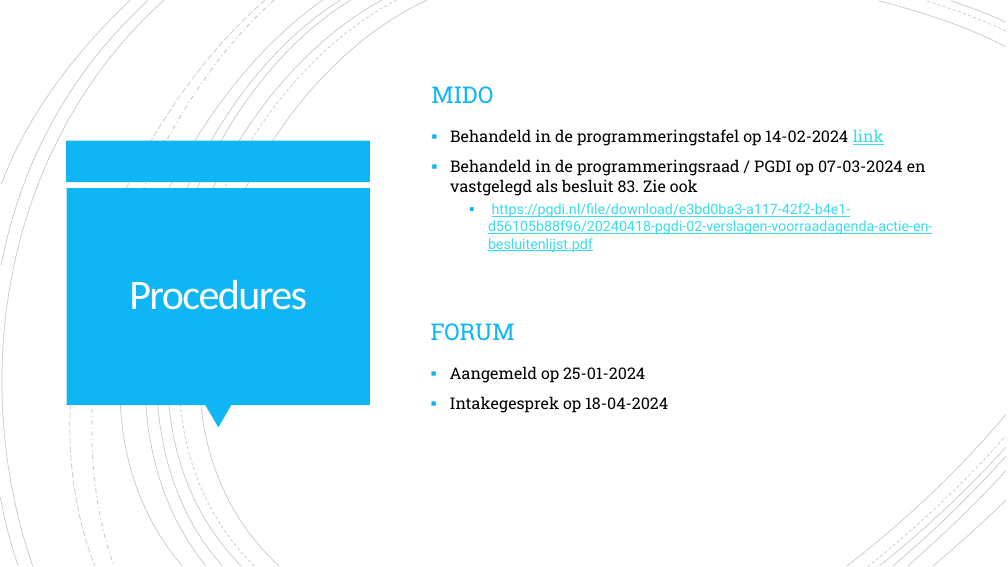
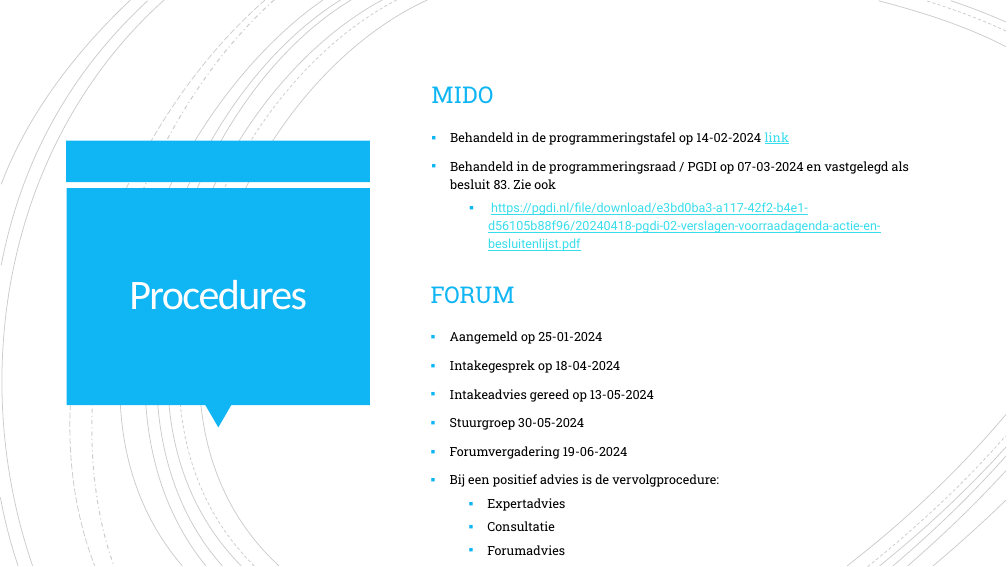
Before and after one commit to Logius-standaarden/Overleg, a slide deck: slide 4 of API/2024-04-25/Stavaza ADR2 procedures.pptx. Drawn at 1008x567 pixels with LibreOffice and Linux fonts; fonts in the diff are those of the drawing. Boxes give left, top, right and bottom in pixels: in the first picture for what was removed or moved away, otherwise in the second. Text is boxed around its words. In the diff, an @@ line names an element or a change of style, - is before the commit and + after.

```diff
--- a/API/2024-04-25/Stavaza ADR2 procedures.pptx
+++ b/API/2024-04-25/Stavaza ADR2 procedures.pptx
@@ text "Behandeld in de programmeringstafel op ..." at (450,132,909,251): size 15.3 to 12 pt in "Behandeld in de programmeringstafel op 14-02-2024 link", "Behandeld in de programmeringsraad / PGDI op ..."; size 13.6 to 12 pt in "https://pgdi.nl/file/download/e3bd0ba3-a117-42f2-b4e1-d56105 ..."; line spacing 1 to 1.2 @@
@@ text "FORUM": place and size @@
-text "FORUM" at (431,323,515,341)
+text "FORUM" at (431,286,515,304)
@@ text "Aangemeld op 25-01-2024": place and size @@
-text "Aangemeld op 25-01-2024" at (450,366,668,413)
+text "Aangemeld op 25-01-2024" at (450,331,719,531)
@@ text at (450,331,621,373): size 15.3 to 12 pt in "Aangemeld op 25-01-2024", "Intakegesprek op 18-04-2024"; line spacing 1 to 1.2 @@
@@ text at (450,389,719,531): paragraphs added @@
+▪ Intakeadvies gereed op 13-05-2024
+▪ Stuurgroep 30-05-2024
+▪ Forumvergadering 19-06-2024
+▪ Bij een positief advies is de vervolgprocedure:
+  ▪ Expertadvies
+  ▪ Consultatie
+  ▪ Forumadvies
```
